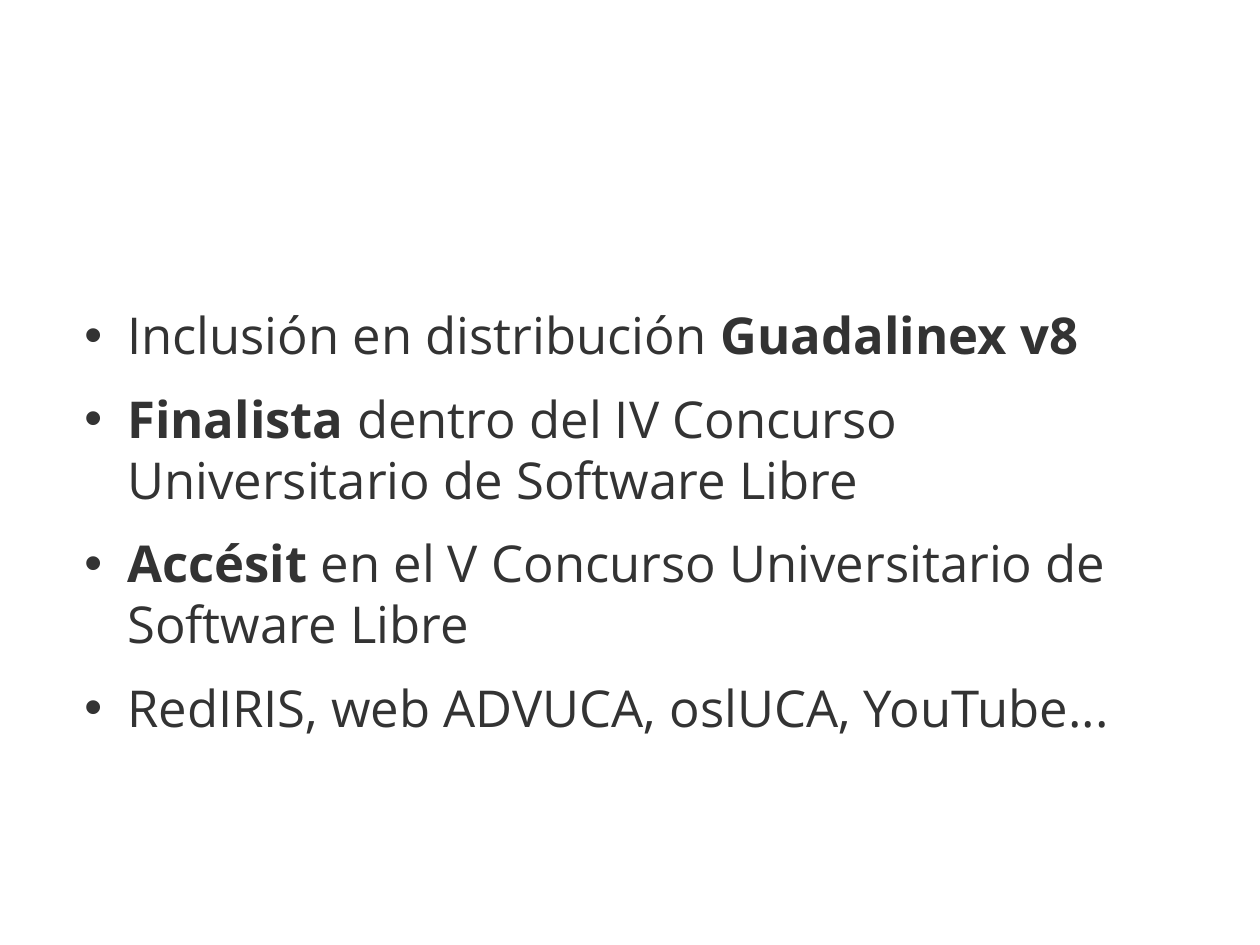
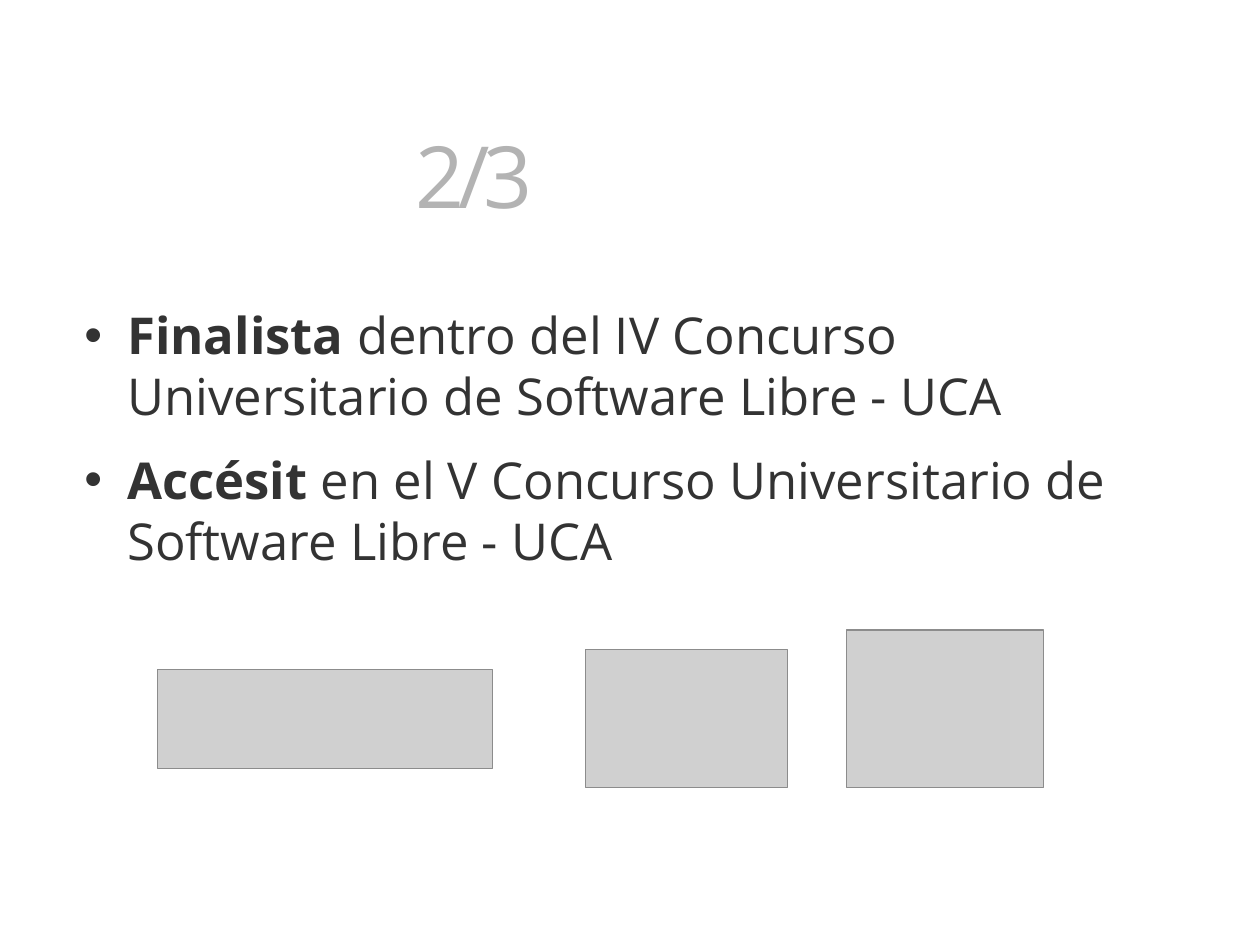
Before and after one commit to 3oheme/dominous, a slide deck: slide 25 of docs/presentacion/presentacion.odp (slide 24 before the commit). Drawn at 1260x945 pixels with LibreOffice and Linux fonts; fonts in the diff are those of the drawing; grey boxes stand for pictures; background and template pictures are left out. Boxes give left, top, right and bottom in pixels: in the first picture for what was removed or moved away, otherwise in the second. Text is boxed around its words. In the diff, an @@ line names an element or a change of style, - is before the commit and + after.

```diff
--- a/docs/presentacion/presentacion.odp
+++ b/docs/presentacion/presentacion.odp
@@ text at [416,146,533,209]: text changed @@
-Difusión
+Difusión 2/3
@@ text at [127,315,1106,561]: text changed @@
-• Inclusión en distribución Guadalinex v8
-• Finalista dentro del IV Concurso Universitario de Software Libre
-• Accésit en el V Concurso Universitario de Software Libre
-• RedIRIS, web ADVUCA, oslUCA, YouTube...
+• Finalista dentro del IV Concurso Universitario de Software Libre - UCA
+• Accésit en el V Concurso Universitario de Software Libre - UCA
@@ picture added at [587,649,788,788] @@
@@ picture added at [847,630,1044,788] @@
@@ picture added at [158,670,493,769] @@
```
Also in this commit, not shown: 3 other slides changed, 3 slides added, 1 slide removed, 14 other files.
